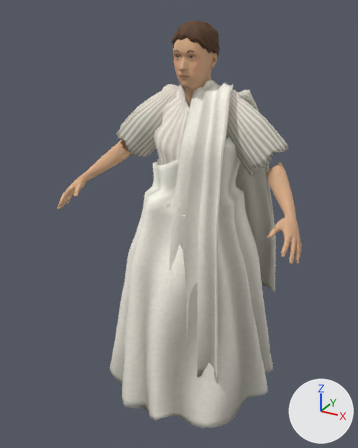
What one commit did to the glTF model modelos/personaje_togado.glb.
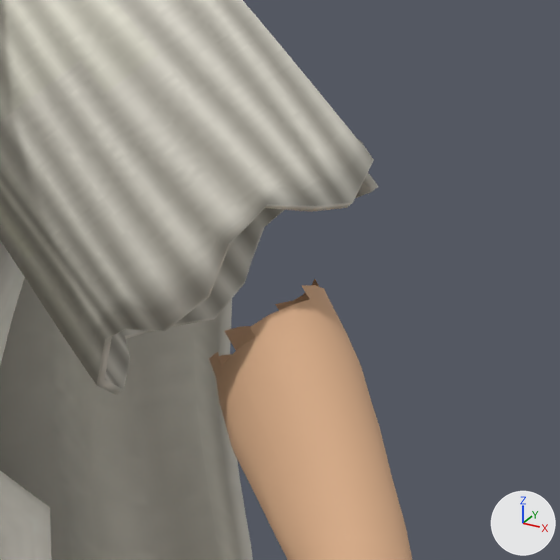
The first picture shows the older version from a camera (50 mm lens) standing at (0.89, -1.749, 1.731) and looking at (-0.06, -0.022, 0.868). The close-ups show the older and then the newer version on the part from 66% to 88% of the width and 28% to 45% of the height of that picture. Only the edits that show in the close-ups are written down. Every picture has the same lights, and +X, +Y and +Z are marked at lower right. Vertices at exactly the same position are counted once.

The first close-up shows 'manga.004', 'toga', 'toga_espalda', 'togado_cuerpo'.
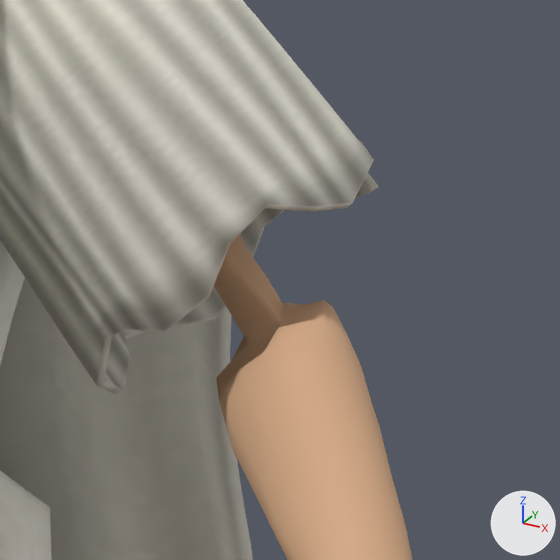
Location of each change, [x1, y1, x2, y2] in pixels of the close-ups (560 x 560 px):
'togado_cuerpo', reshaped
    before: [209, 279, 412, 560]
    after: [214, 234, 412, 560]
part 1 of me_togado_cuerpo, reshaped
    before: [209, 279, 332, 401]
    after: [214, 234, 324, 401]

The change, as a diff of the scene's bpy script:
```diff
--- a/modelos/personaje_togado.glb.py
+++ b/modelos/personaje_togado.glb.py
@@ me_togado_cuerpo @@
 # used by ob_togado_cuerpo; location = (0.0, 0.0, 0.0)
-me_togado_cuerpo.from_pydata(...)  # 7486 vertices, 14604 faces; spans x -0.53..0.53, y -0.3..0.14, z 0.0..1.5
+me_togado_cuerpo.from_pydata(...)  # 7888 vertices, 15390 faces; spans x -0.53..0.53, y -0.3..0.14, z 0.0..1.5
+# me_togado_cuerpo part 1: 5 vertices moved from x 0.34..0.47, y -0.24..0.03, z 1.01..1.19 to x 0.34..0.47, y -0.24..0.02, z 1.01..1.18; 23 vertices removed from x 0.3..0.36, y -0.03..0.06, z 1.15..1.2; 226 vertices added at x 0.16..0.35, y -0.03..0.08, z 1.15..1.31
+# other edits to the shape of me_togado_cuerpo do not show in these pictures
 me_togado_cuerpo.materials.append(mat_togado_piel)
```
